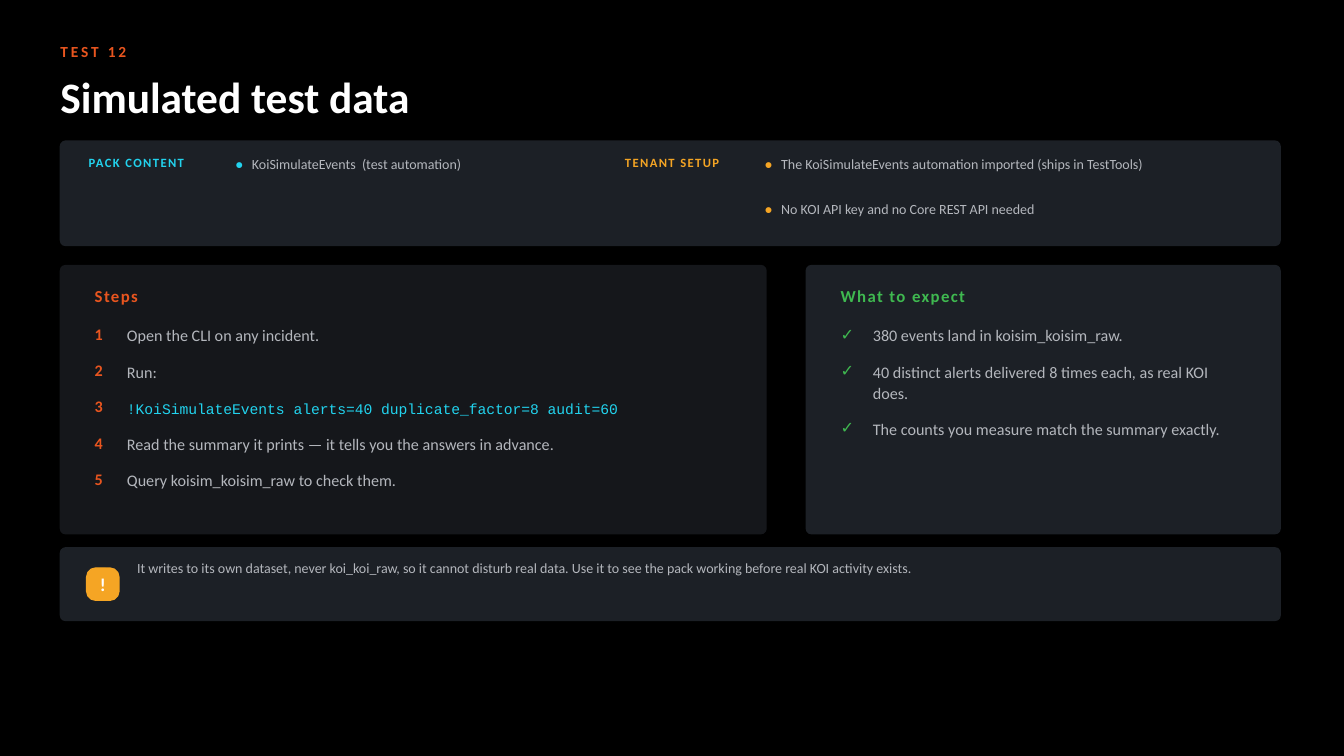
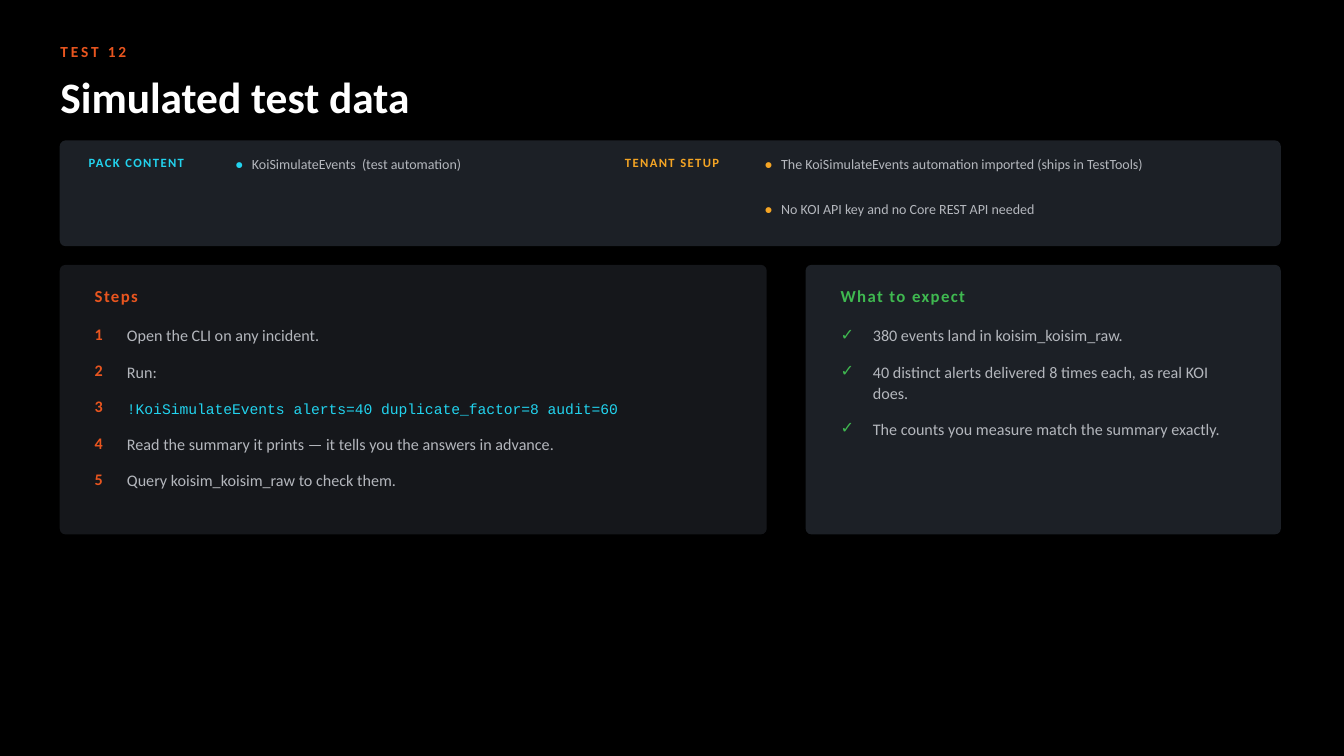
Before and after one commit to ayman-m/koi-xsiam-pack, a slide deck: slide 18 of docs/KOI_Content_Pack_Test_Guide.pptx. Drawn at 1344x756 pixels with LibreOffice and Linux fonts; fonts in the diff are those of the drawing. Boxes give left, top, right and bottom in pixels: in the first picture for what was removed or moved away, otherwise in the second. Text is boxed around its words. In the diff, an @@ line names an element or a change of style, - is before the commit and + after.

```diff
--- a/docs/KOI_Content_Pack_Test_Guide.pptx
+++ b/docs/KOI_Content_Pack_Test_Guide.pptx
@@ rounded rectangle removed at (60, 547, 1280, 620) @@
@@ rounded rectangle removed at (87, 568, 119, 600) @@
@@ text removed at (87, 568, 119, 600) @@
-!
@@ text removed at (137, 563, 911, 576) @@
-It writes to its own dataset, never koi_koi_raw, so it cannot disturb real data. Use it to see the pack working before real KOI activity exists.
```
Also in this commit, not shown: 13 other slides changed, 1 slide removed, 2 other files.
